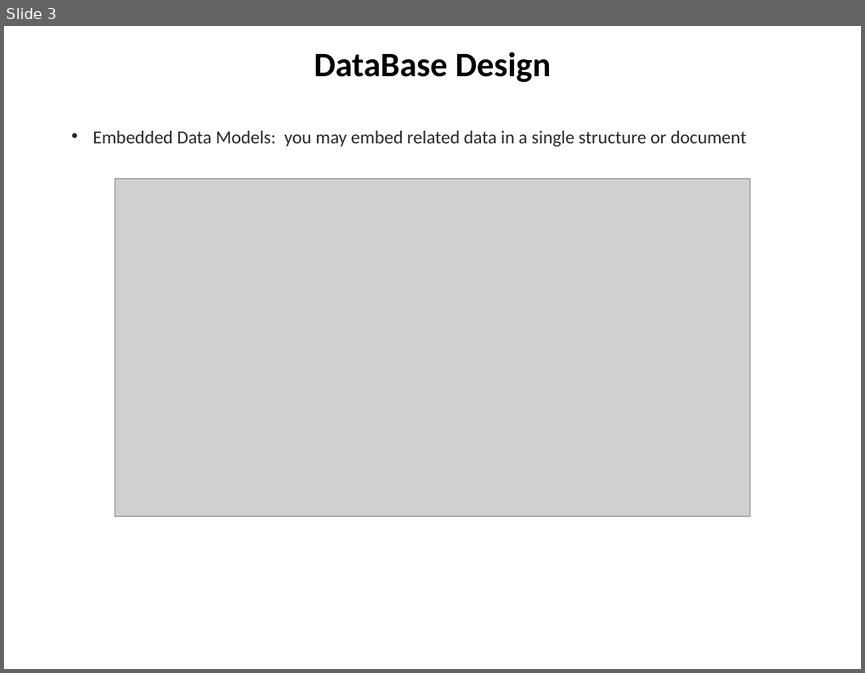
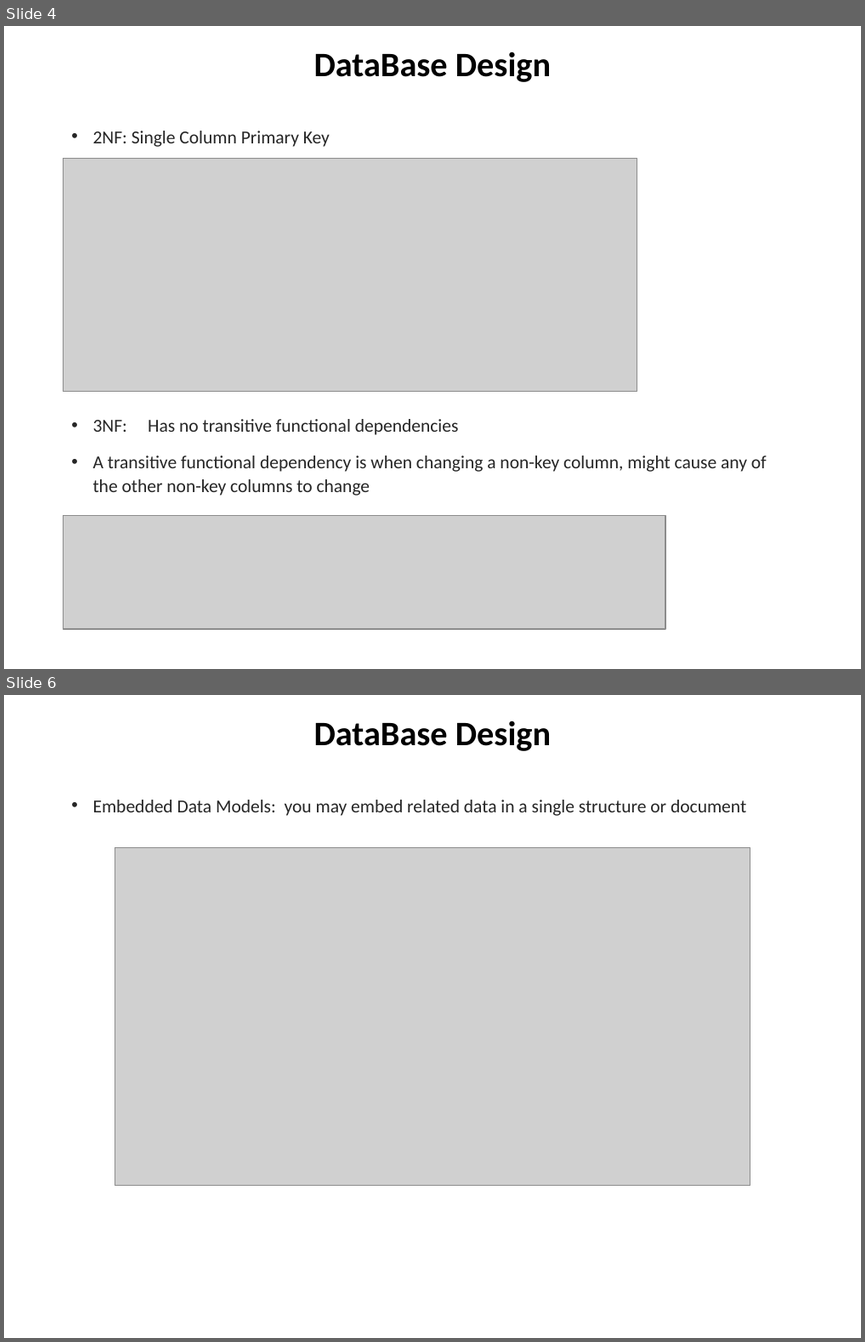
Before and after one commit to chuacw/SGUS-Slides, a slide deck: BCI - Day16 - Data Design & IPFS.pptx. Shown one above the other, each under a label of ours: slide 3 before the commit, slides 4 and 6 after it; the slides between them are not shown. The pictures are 865x673 and 865x1342 pixels, drawn with LibreOffice and Linux fonts; fonts in the diff are those of the drawing; grey boxes stand for pictures. Boxes give left, top, right and bottom in pixels: in the first picture for what was removed or moved away, otherwise in the second. Text is boxed around its words. In the diff, an @@ line names an element or a change of style, - is before the commit and + after.

```diff
--- a/BCI - Day16 - Data Design & IPFS.pptx
+++ b/BCI - Day16 - Data Design & IPFS.pptx
@@ slide 4 added at [4,26,861,669], background #FFFFFF @@
@@ title added at [314,52,551,82], 28.8 pt, text #000000, bold @@
+DataBase Design
@@ text added at [93,131,766,495], 15.4 pt, text #262626 @@
+• 2NF: Single Column Primary Key
+• 3NF: Has no transitive functional dependencies
+• A transitive functional dependency is when changing a non-key column, might cause any of the other non-key columns to change
@@ picture added at [64,158,637,391] @@
@@ picture added at [64,516,665,629] @@
@@ what was slide 3 is now slide 6 @@
```
Also in this commit, not shown: 1 slide changed, 2 other slides added, 1 other file.
